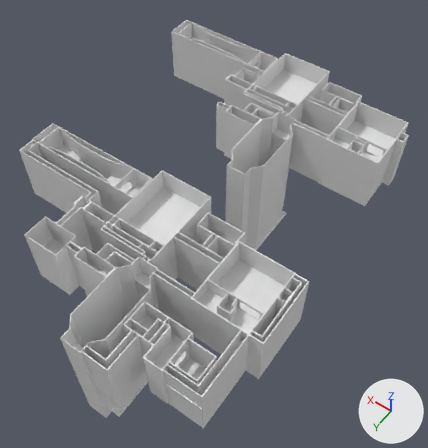
The Blender file SwallowedHoll/Assets/Maps/bomb level.blend, before and after one commit.
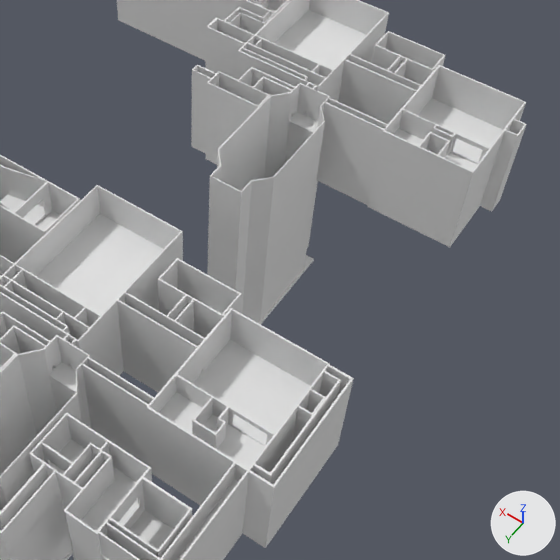
Each version appears first whole from a camera (50 mm lens) standing at (-80.9, 112.3, 164.5) and looking at (-4.2, 4.9, -4.3), and next in a close-up on the part from 25% to 100% of the width and 14% to 86% of the height. The lights are fixed; the arrows at lower right show +X, +Y and +Z.

The scene before the commit, as lines of its bpy script (objects in view):
```python
me_cylinder_003 = bpy.data.meshes.new('Cylinder.003')
me_cylinder_003.from_pydata(...)  # 20 vertices, 13 faces; spans x -155.8..-127.6, y 260.8..322.6, z -1.7..0.8
me_cylinder_005 = bpy.data.meshes.new('Cylinder.005')
me_cylinder_005.from_pydata(...)  # 16 vertices, 12 faces; spans x -215.5..-155.8, y 221.3..322.6, z 64.8..80.2
me_cylinder_037 = bpy.data.meshes.new('Cylinder.037')
me_cylinder_037.from_pydata(...)  # 601 vertices, 531 faces, 1 loose edge; spans x -229.0..266.0, y 63.0..363.0, z -122.0..104.0
ob_cylinder_003 = bpy.data.objects.new('Cylinder.003', me_cylinder_003)
ob_cylinder_003.location = (0.0, 0.0, 14.0)
ob_cylinder_003.scale = (0.211, 0.211, 0.211)
ob_cylinder_005 = bpy.data.objects.new('Cylinder.005', me_cylinder_005)
ob_cylinder_005.location = (0.0, 0.0, 0.0)
ob_cylinder_005.scale = (0.211, 0.211, 0.211)
ob_cylinder_036 = bpy.data.objects.new('Cylinder.036', me_cylinder_037)
ob_cylinder_036.location = (0.0, -77.3, 0.0)
ob_cylinder_036.scale = (0.211, 0.211, 0.211)
_m = ob_cylinder_036.modifiers.new('Boolean', 'BOOLEAN')
_m.object = ob_door_scale_001
# also in view: 'Cylinder.019' at (-8.9, 60.3, -5.7); 'Cylinder.009' at (-35.8, 30.8, 12.9); 'Cylinder.010' at (-35.8, 42.8, 16.6); 'Cylinder' at (0.8, 28.2, 13.9); 'Cylinder.001' at (2.9, 44.9, -1.8)
```
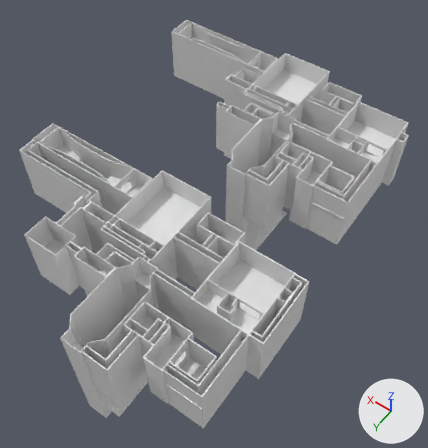
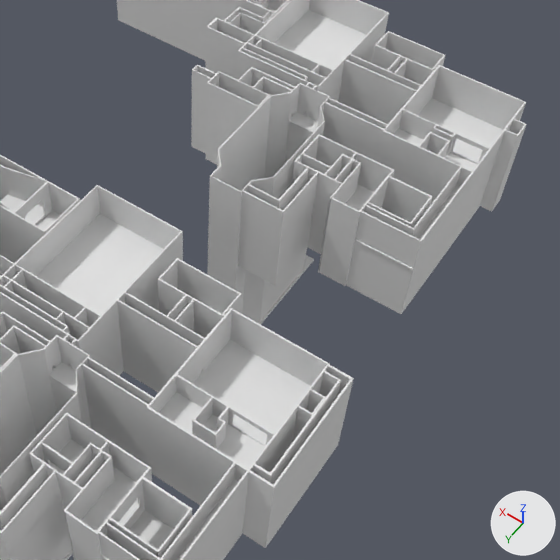
The change, as JSON lines over the scene's bpy script:
```json
{"op": "add", "block": "me_cylinder_051", "code": ["me_cylinder_051 = bpy.data.meshes.new('Cylinder.051')", "me_cylinder_051.from_pydata(...)  # 176 vertices, 144 faces, 5 loose edges; spans x -216.0..-59.0, y -146.0..-6.0, z -1.0..104.0"]}
{"op": "add", "block": "ob_cylinder_052", "code": ["ob_cylinder_052 = bpy.data.objects.new('Cylinder.052', me_cylinder_051)", "ob_cylinder_052.location = (0.0, 0.0, 0.0)", "ob_cylinder_052.scale = (0.211, 0.211, 0.211)", "_m = ob_cylinder_052.modifiers.new('Boolean', 'BOOLEAN')", "_m.object = ob_door_scale"]}
{"op": "add", "block": "ob_cylinder_039", "code": ["ob_cylinder_039 = bpy.data.objects.new('Cylinder.039', me_cylinder_005.copy())  # the mesh of ob_cylinder_005", "ob_cylinder_039.location = (0.0, -77.4, 0.0)", "ob_cylinder_039.scale = (0.211, 0.211, 0.211)"]}
{"op": "add", "block": "ob_cylinder_002", "code": ["ob_cylinder_002 = bpy.data.objects.new('Cylinder.002', me_cylinder_003.copy())  # the mesh of ob_cylinder_003", "ob_cylinder_002.location = (0.0, -77.4, 14.0)", "ob_cylinder_002.scale = (0.211, 0.211, 0.211)"]}
```

Boxes (x1, y1, x2, y2) around the edits, measured in the close-ups (560 x 560 px):
```json
{"object": "Cylinder.052", "change": "added", "after": [238, 134, 473, 314]}
{"object": "Cylinder.002", "change": "added", "after": [345, 186, 374, 210]}
{"object": "Cylinder.039", "change": "added", "after": [355, 186, 460, 271]}
```
